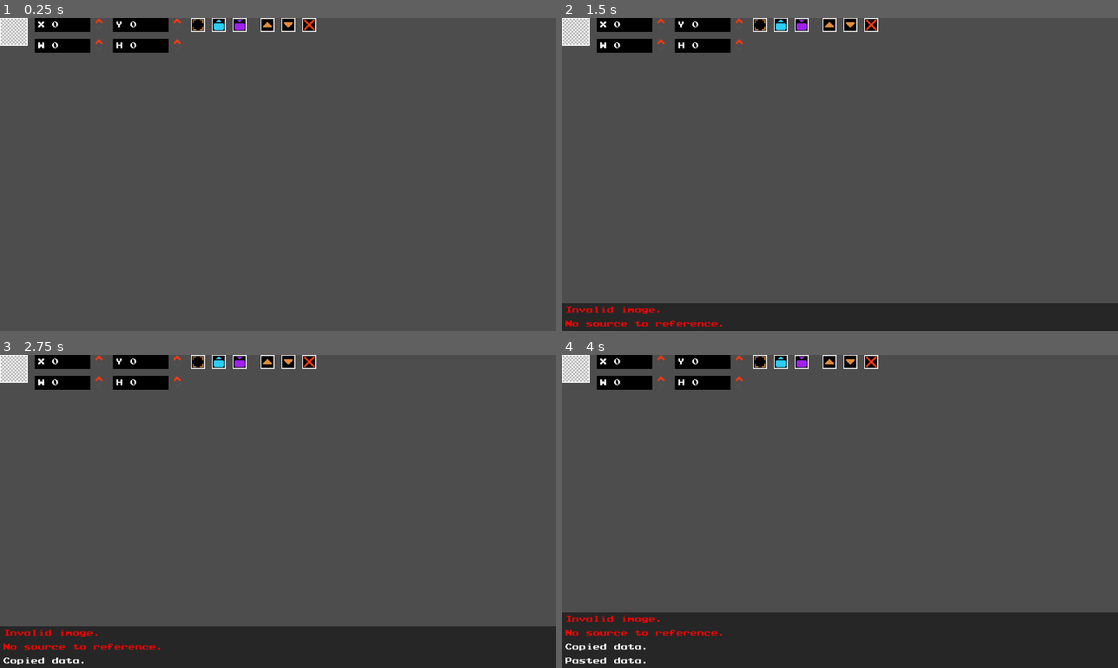
Above: before the commit, frames 1-4 (two rows, left to right).
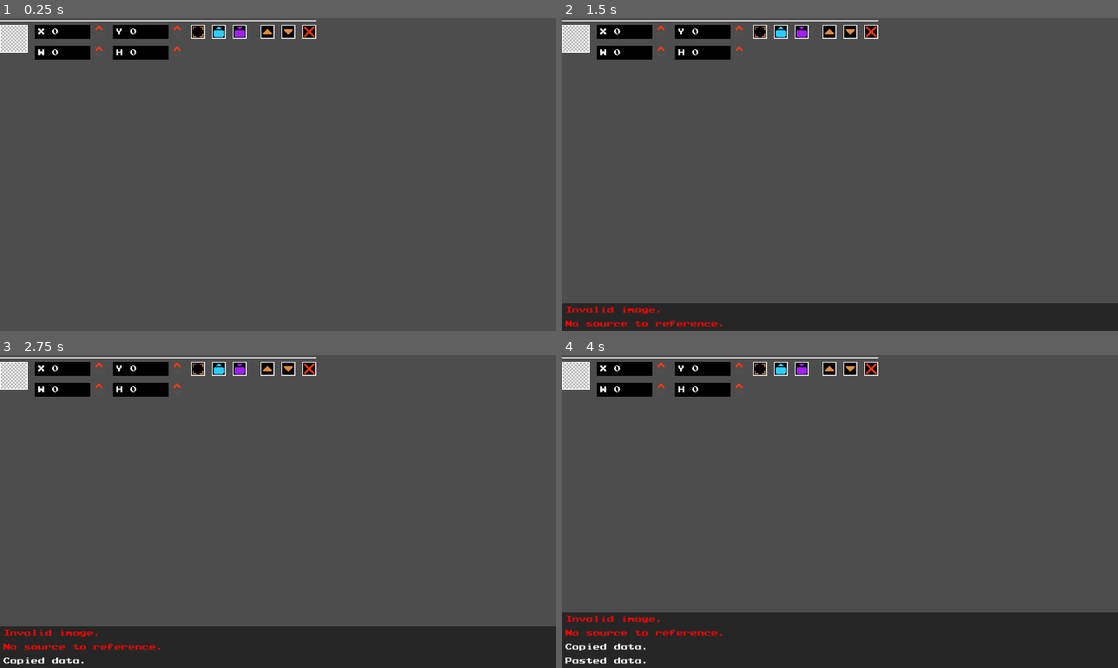
Above: after the commit, the same moments.

Repository: Tsank35/SMB1R-Resource-Pack-Tool
Game: Godot game, scene res://Scenes/Components/Sprite/AnimationFrame.tscn
Same seed, same stepped clock (60 frames per second), same inputs: the game is played once before the commit and once after it. This scene is started directly instead of the project's main scene.
Inputs (mouse positions are in pixels of both pictures, inside the frame that each line leads up to; where the layout moved, square brackets give the same spot in the first picture):
- Up to frame 1 (0.25 s): no input
- Up to frame 2 (1.5 s): click (573, 39) [573, 30] at 0.5 s; click (762, 30) [762, 24] at 1.25 s
- Up to frame 3 (2.75 s): click (216, 367) [216, 361] at 2 s
- Up to frame 4 (4 s): click (801, 367) [801, 361] at 2.75 s; click (828, 367) [828, 361] at 3.5 s

The runs differ from the first frame. In frame 1, 3.2% of the frame differs, in the area x 0-57%, y 0-14%; in frame 2, 3.2%; in frame 3, 3.2%; in frame 4, 3.2%.

Commit message:
Re-added separators to AnimationFrames

Diff:
--- a/Scenes/Components/Sprite/AnimationBlock.tscn
+++ b/Scenes/Components/Sprite/AnimationBlock.tscn
@@ -69,6 +69,7 @@
 
 [node name="VBox" type="VBoxContainer" parent="VBox/Contents" index="0"]
 layout_mode = 2
+theme_override_constants/separation = 0
 
 [node name="AddButton" type="TextureButton" parent="VBox/Contents/VBox" index="0"]
 layout_mode = 2
--- a/Scenes/Components/Sprite/AnimationFrame.tscn
+++ b/Scenes/Components/Sprite/AnimationFrame.tscn
@@ -1,54 +1,110 @@
-[gd_scene load_steps=7 format=3 uid="uid://dvkwmx0u03mfr"]
+[gd_scene load_steps=9 format=3 uid="uid://dvkwmx0u03mfr"]
 
 [ext_resource type="Script" uid="uid://yrp40mh80588" path="res://Scripts/Components/Sprite/AnimationFrame.gd" id="1_3c3tv"]
 [ext_resource type="PackedScene" uid="uid://miqn20i6iknf" path="res://Scenes/Components/Buttons/ImageButton.tscn" id="1_rdunq"]
-[ext_resource type="PackedScene" uid="uid://bruv5nnnpj34c" path="res://Scenes/Components/Sprite/SpriteRect.tscn" id="3_y6sug"]
+[ext_resource type="Texture2D" uid="uid://iea1ax2k23oo" path="res://Assets/Buttons/SetRect.png" id="3_kamsd"]
+[ext_resource type="Texture2D" uid="uid://uqg65xfodqx7" path="res://Assets/Buttons/Copy.png" id="4_0f22q"]
 [ext_resource type="PackedScene" uid="uid://coa5jjimu3uqn" path="res://Scenes/Components/Buttons/MoveButton.tscn" id="4_y6sug"]
 [ext_resource type="Texture2D" uid="uid://dv3gbpl2qy2md" path="res://Assets/Buttons/Down.png" id="5_3ogt5"]
+[ext_resource type="Texture2D" uid="uid://vv0m1lqfcy1s" path="res://Assets/Buttons/Paste.png" id="5_vcwqh"]
 [ext_resource type="PackedScene" uid="uid://qhgbpavbrsf" path="res://Scenes/Components/Buttons/DeleteButton.tscn" id="6_kamsd"]
 
-[node name="AnimationFrame" node_paths=PackedStringArray("image") instance=ExtResource("3_y6sug")]
+[node name="AnimationFrame" type="VBoxContainer" node_paths=PackedStringArray("image", "spin_boxes")]
+offset_right = 364.0
+offset_bottom = 48.0
+theme_override_constants/separation = 0
 script = ExtResource("1_3c3tv")
-image = NodePath("ImageButton")
+image = NodePath("HBox/ImageButton")
+spin_boxes = [NodePath("HBox/SpinBoxes/X"), NodePath("HBox/SpinBoxes/Y"), NodePath("HBox/SpinBoxes/W"), NodePath("HBox/SpinBoxes/H")]
 
-[node name="ImageButton" parent="." index="0" instance=ExtResource("1_rdunq")]
+[node name="Separator" type="HSeparator" parent="."]
+layout_mode = 2
+
+[node name="HBox" type="HBoxContainer" parent="."]
+layout_mode = 2
+
+[node name="ImageButton" parent="HBox" instance=ExtResource("1_rdunq")]
 custom_minimum_size = Vector2(32, 32)
 layout_mode = 2
 size_flags_vertical = 0
 
-[node name="X" parent="SpinBoxes" index="0"]
+[node name="SpinBoxes" type="GridContainer" parent="HBox"]
+layout_mode = 2
+columns = 2
+
+[node name="X" type="SpinBox" parent="HBox/SpinBoxes"]
+layout_mode = 2
 allow_greater = true
+update_on_text_changed = true
+prefix = "X"
 
-[node name="Y" parent="SpinBoxes" index="1"]
+[node name="Y" type="SpinBox" parent="HBox/SpinBoxes"]
+layout_mode = 2
 allow_greater = true
+update_on_text_changed = true
+prefix = "Y"
 
-[node name="W" parent="SpinBoxes" index="2"]
+[node name="W" type="SpinBox" parent="HBox/SpinBoxes"]
+layout_mode = 2
 allow_greater = true
+update_on_text_changed = true
+prefix = "W"
 
-[node name="H" parent="SpinBoxes" index="3"]
+[node name="H" type="SpinBox" parent="HBox/SpinBoxes"]
+layout_mode = 2
 allow_greater = true
+update_on_text_changed = true
+prefix = "H"
 
-[node name="Spacer" type="Control" parent="." index="5"]
+[node name="SetRect" type="TextureButton" parent="HBox"]
+layout_mode = 2
+size_flags_vertical = 0
+tooltip_text = "Set Rect"
+focus_mode = 0
+texture_normal = ExtResource("3_kamsd")
+
+[node name="Copy" type="TextureButton" parent="HBox"]
+layout_mode = 2
+size_flags_vertical = 0
+tooltip_text = "Copy"
+focus_mode = 0
+texture_normal = ExtResource("4_0f22q")
+
+[node name="Paste" type="TextureButton" parent="HBox"]
+layout_mode = 2
+size_flags_vertical = 0
+tooltip_text = "Paste"
+focus_mode = 0
+texture_normal = ExtResource("5_vcwqh")
+
+[node name="Spacer" type="Control" parent="HBox"]
 layout_mode = 2
 size_flags_horizontal = 3
 
-[node name="MoveUpButton" parent="." index="6" node_paths=PackedStringArray("node_to_move") instance=ExtResource("4_y6sug")]
+[node name="MoveUpButton" parent="HBox" node_paths=PackedStringArray("node_to_move") instance=ExtResource("4_y6sug")]
 layout_mode = 2
 size_flags_vertical = 0
-node_to_move = NodePath("..")
+node_to_move = NodePath("../..")
 index_limit = 1
 
-[node name="MoveDownButton" parent="." index="7" node_paths=PackedStringArray("node_to_move") instance=ExtResource("4_y6sug")]
+[node name="MoveDownButton" parent="HBox" node_paths=PackedStringArray("node_to_move") instance=ExtResource("4_y6sug")]
 layout_mode = 2
 size_flags_vertical = 0
 tooltip_text = "Move Down"
 texture_normal = ExtResource("5_3ogt5")
-node_to_move = NodePath("..")
+node_to_move = NodePath("../..")
 direction = 1
 
-[node name="DeleteButton" parent="." index="8" instance=ExtResource("6_kamsd")]
+[node name="DeleteButton" parent="HBox" instance=ExtResource("6_kamsd")]
 layout_mode = 2
 size_flags_vertical = 0
 
 [connection signal="rect_changed" from="." to="." method="update_frame"]
-[connection signal="deletion_confirmed" from="DeleteButton" to="." method="queue_free"]
+[connection signal="value_changed" from="HBox/SpinBoxes/X" to="." method="set_rect_x"]
+[connection signal="value_changed" from="HBox/SpinBoxes/Y" to="." method="set_rect_y"]
+[connection signal="value_changed" from="HBox/SpinBoxes/W" to="." method="set_rect_width"]
+[connection signal="value_changed" from="HBox/SpinBoxes/H" to="." method="set_rect_height"]
+[connection signal="pressed" from="HBox/SetRect" to="." method="set_rect_from_image"]
+[connection signal="pressed" from="HBox/Copy" to="." method="copy"]
+[connection signal="pressed" from="HBox/Paste" to="." method="paste"]
+[connection signal="deletion_confirmed" from="HBox/DeleteButton" to="." method="queue_free"]
--- a/Scripts/Components/Sprite/SpriteRect.gd
+++ b/Scripts/Components/Sprite/SpriteRect.gd
@@ -1,4 +1,4 @@
-class_name SpriteRect extends HBoxContainer
+class_name SpriteRect extends BoxContainer
 
 var rect := Rect2(): set = set_rect
 var texture: Texture2D
